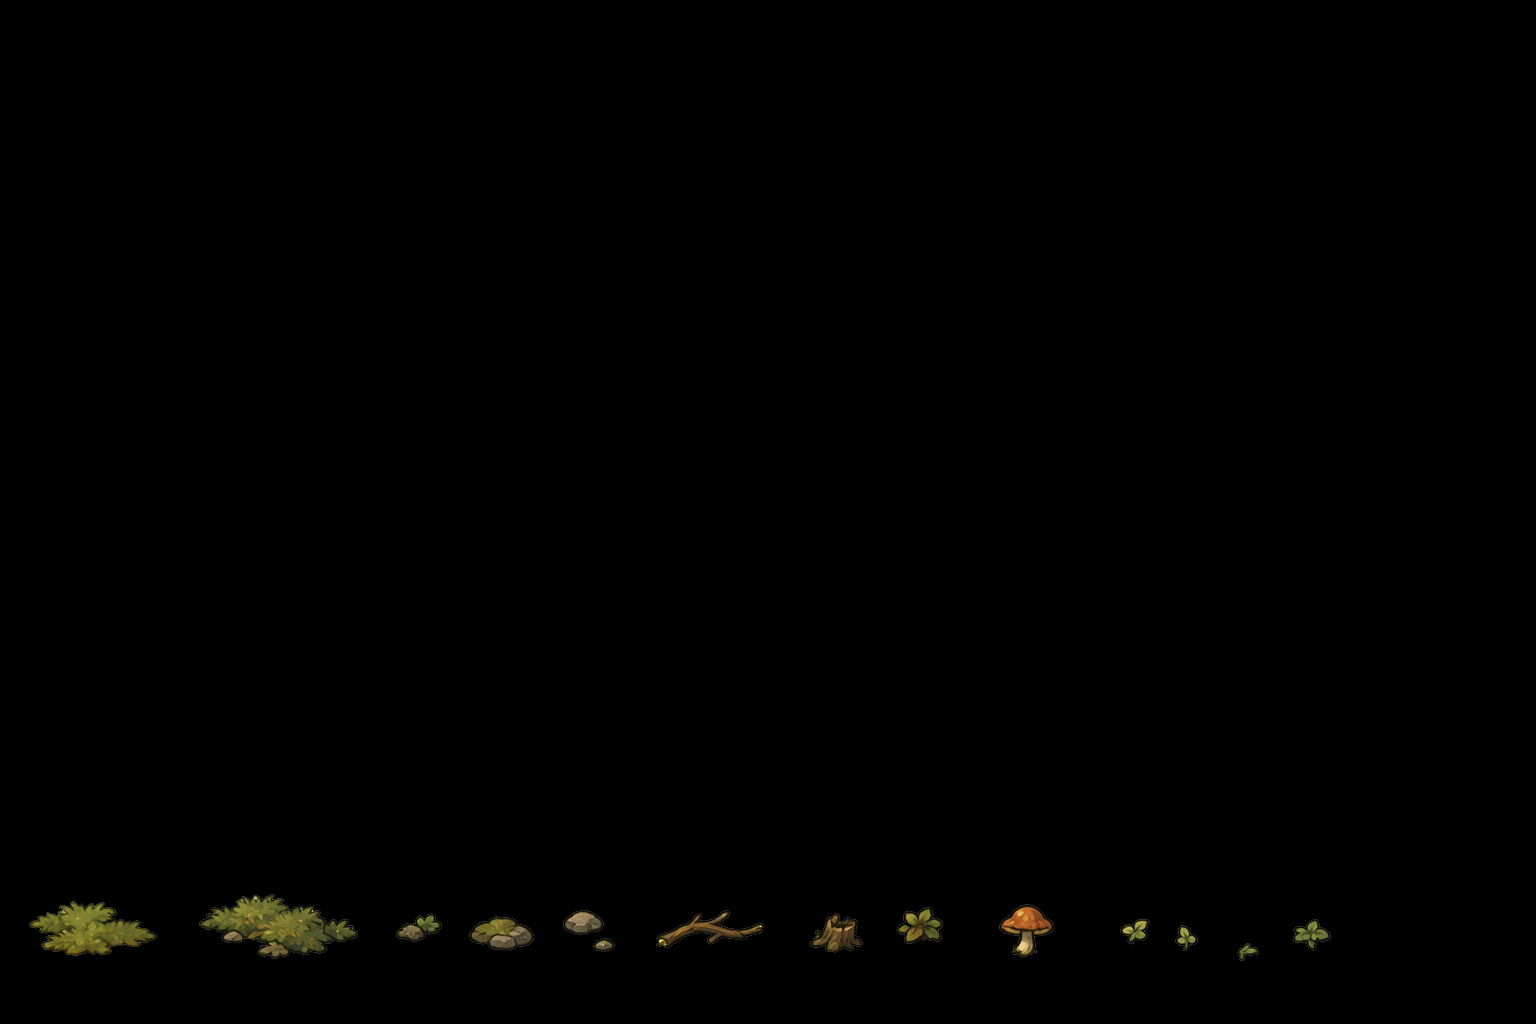
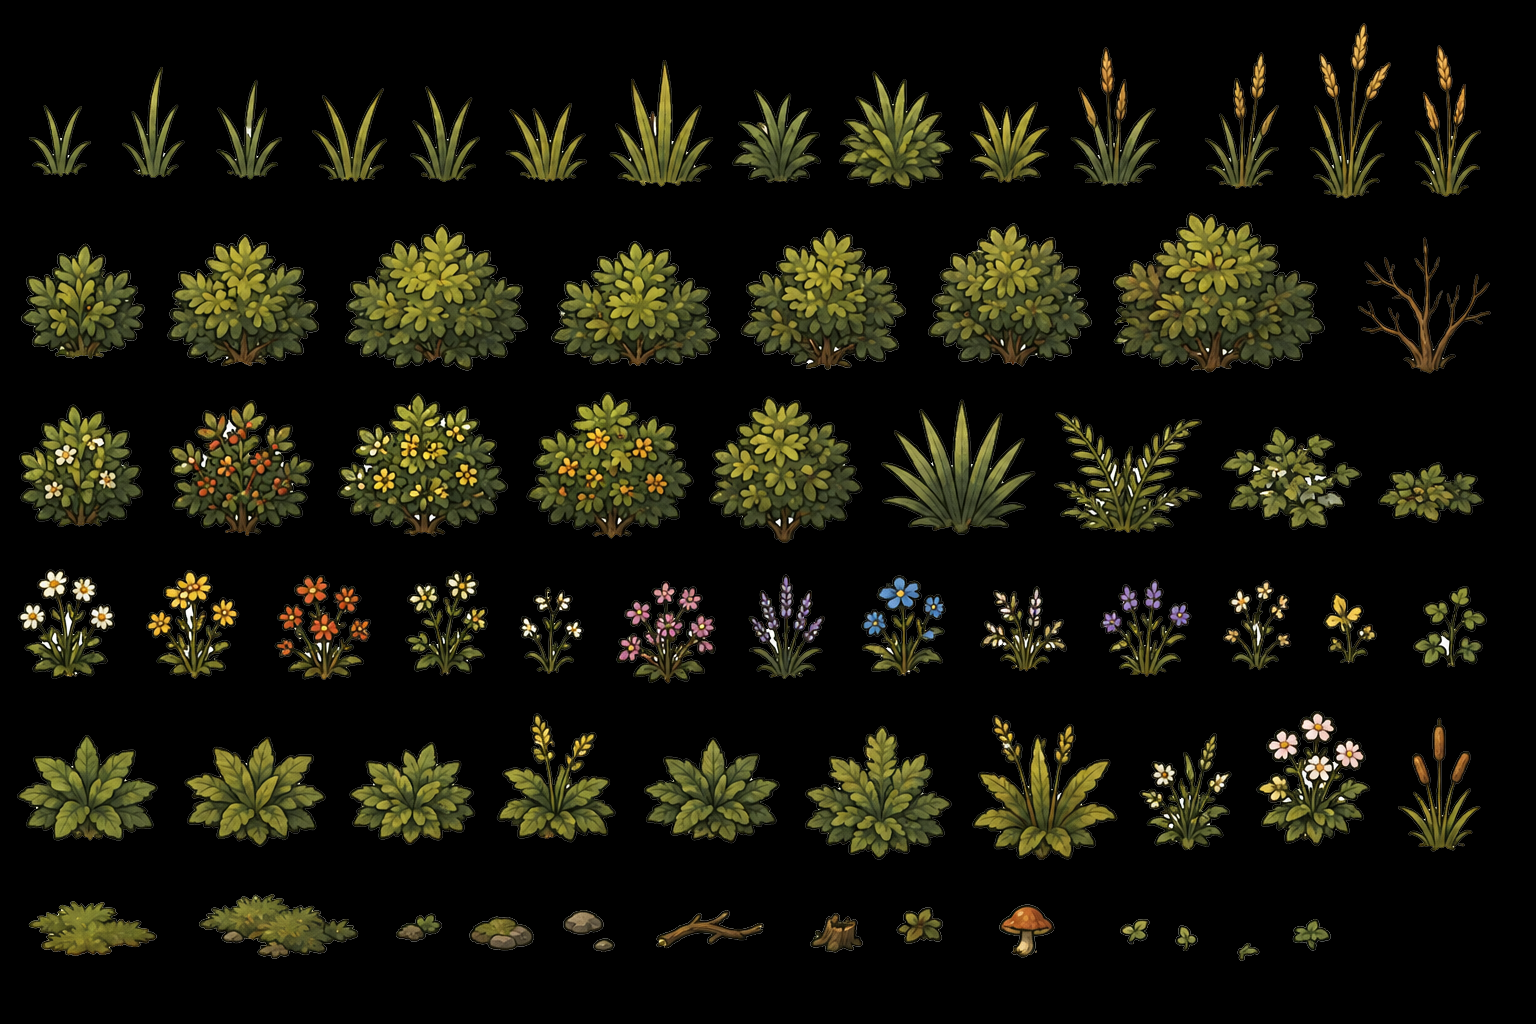
Layers edited between the first and the second (1536, 1024) image:
showed "bushes_2" over [21, 212, 1325, 373]
showed "Слой 0" over [17, 23, 1491, 961]